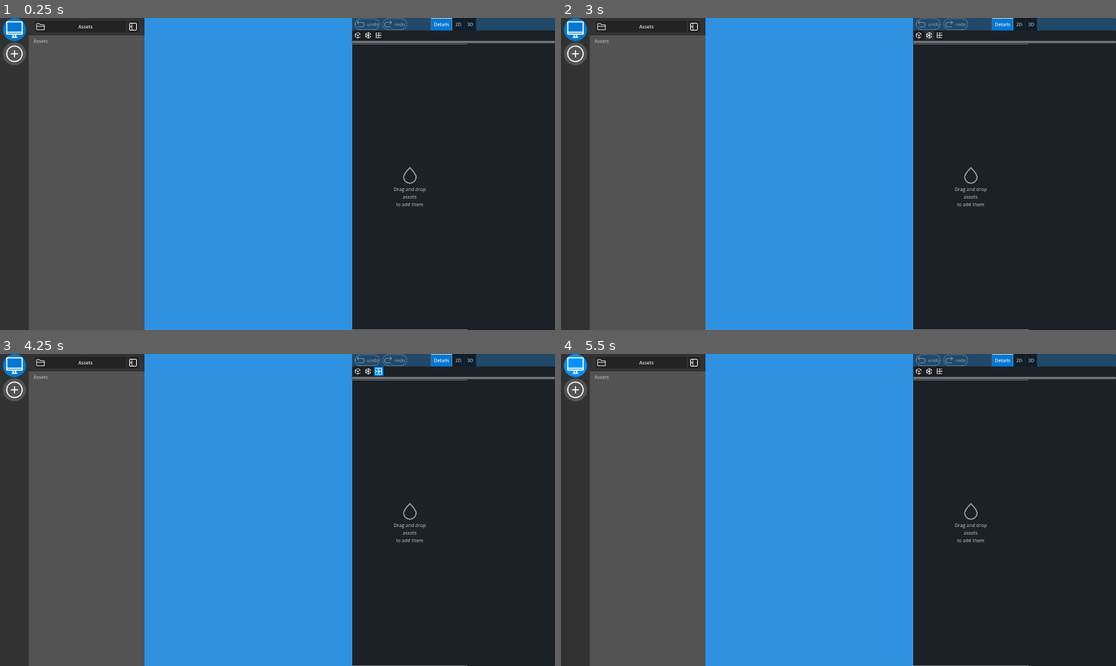
Above: before the commit, frames 1-4 (two rows, left to right).
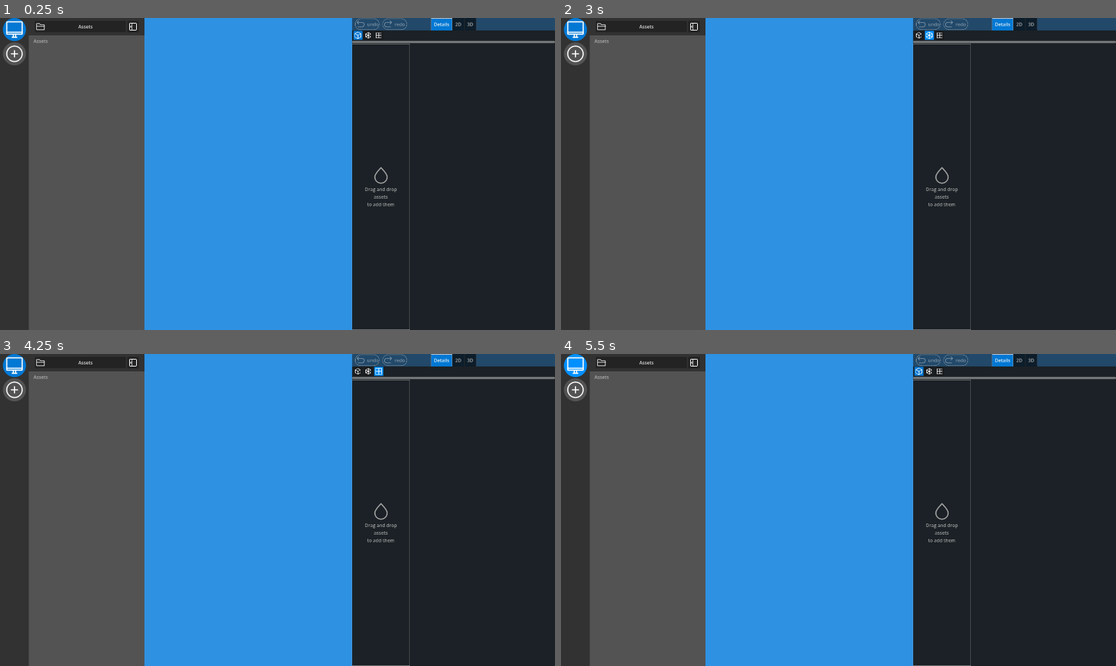
Above: after the commit, the same moments.

Repository: hunsri/3DAM
Game: Godot game, scene res://scenes/MainScene.tscn
The game is run twice, just before and just after one commit, with the same random seed, the same clock (stepped at 60 frames per second) and the same inputs.
Inputs (mouse positions are in pixels of both pictures, inside the frame that each line leads up to):
- Up to frame 1 (0.25 s): no input
- Up to frame 2 (3 s): click (916, 36) at 0.52 s; click (916, 36) at 1.27 s; click (927, 36) at 2.02 s; click (927, 36) at 2.77 s
- Up to frame 3 (4.25 s): click (377, 372) at 3.52 s
- Up to frame 4 (5.5 s): click (938, 372) at 4.27 s; click (577, 366) at 5.02 s

The runs differ from the first frame. In frame 1, 0.4% of the frame differs, in the area x 63-85%, y 4-100%; in frame 2, 0.4%; in frame 3, 0.4%; in frame 4, 0.4%.

Commit message:
adds simple display modes

Diff:
--- a/scenes/sidebar/compare_sidebar/CompareView.tscn
+++ b/scenes/sidebar/compare_sidebar/CompareView.tscn
@@ -72,6 +72,7 @@
 corner_radius_bottom_left = 45
 
 [node name="CompareView" type="PanelContainer" unique_id=875355270]
+custom_minimum_size = Vector2(600, 0)
 anchors_preset = 15
 anchor_right = 1.0
 anchor_bottom = 1.0
--- a/scenes/sidebar/compare_sidebar/CompareOptionsBar.tscn
+++ b/scenes/sidebar/compare_sidebar/DisplayOptionsBar.tscn
@@ -1,8 +1,9 @@
 [gd_scene format=3 uid="uid://yth2n50kpekh"]
 
-[ext_resource type="Texture2D" uid="uid://b3lupo6ty8agj" path="res://icons/cube.png" id="1_k34xt"]
-[ext_resource type="Texture2D" uid="uid://rttck8am45m2" path="res://icons/xray-view.png" id="2_anfai"]
-[ext_resource type="Texture2D" uid="uid://d2gnx0211h28p" path="res://icons/cell2x2.png" id="3_v6t8r"]
+[ext_resource type="Texture2D" uid="uid://b3lupo6ty8agj" path="res://icons/cube.png" id="1_xas8e"]
+[ext_resource type="Texture2D" uid="uid://rttck8am45m2" path="res://icons/xray-view.png" id="2_4q4rf"]
+[ext_resource type="Script" uid="uid://b0lpph64hnc0f" path="res://scripts/compare_view/DisplayOptionsButton.gd" id="2_b1yu5"]
+[ext_resource type="Texture2D" uid="uid://d2gnx0211h28p" path="res://icons/cell2x2.png" id="3_b1yu5"]
 
 [sub_resource type="StyleBoxFlat" id="StyleBoxFlat_7wc57"]
 content_margin_left = 2.0
@@ -18,7 +19,9 @@
 content_margin_bottom = 2.0
 bg_color = Color(0, 0.5647059, 1, 1)
 
-[node name="CompareOptionsBar" type="MarginContainer" unique_id=1996557441]
+[sub_resource type="ButtonGroup" id="ButtonGroup_7wc57"]
+
+[node name="DisplayOptionsBar" type="MarginContainer" unique_id=1996557441]
 custom_minimum_size = Vector2(0, 34)
 anchors_preset = 15
 anchor_right = 1.0
@@ -29,36 +32,45 @@
 size_flags_vertical = 0
 theme_override_constants/margin_left = 4
 
-[node name="HBoxContainer" type="HBoxContainer" parent="." unique_id=2020446494]
+[node name="DisplayOptionsContainer" type="HBoxContainer" parent="." unique_id=2020446494]
 layout_mode = 2
 size_flags_vertical = 4
 
-[node name="Button" type="Button" parent="HBoxContainer" unique_id=941085096]
+[node name="Default" type="Button" parent="DisplayOptionsContainer" unique_id=941085096]
 custom_minimum_size = Vector2(32, 32)
 custom_maximum_size = Vector2(32, 32)
 layout_mode = 2
 theme_override_styles/pressed = SubResource("StyleBoxFlat_7wc57")
 theme_override_styles/hover_pressed = SubResource("StyleBoxFlat_a7hsh")
 toggle_mode = true
-icon = ExtResource("1_k34xt")
+button_pressed = true
+button_group = SubResource("ButtonGroup_7wc57")
+icon = ExtResource("1_xas8e")
 expand_icon = true
+script = ExtResource("2_b1yu5")
 
-[node name="Button2" type="Button" parent="HBoxContainer" unique_id=1398865998]
+[node name="Wireframe" type="Button" parent="DisplayOptionsContainer" unique_id=1398865998]
 custom_minimum_size = Vector2(32, 32)
 custom_maximum_size = Vector2(32, 32)
 layout_mode = 2
 theme_override_styles/pressed = SubResource("StyleBoxFlat_7wc57")
 theme_override_styles/hover_pressed = SubResource("StyleBoxFlat_a7hsh")
 toggle_mode = true
-icon = ExtResource("2_anfai")
+button_group = SubResource("ButtonGroup_7wc57")
+icon = ExtResource("2_4q4rf")
 expand_icon = true
+script = ExtResource("2_b1yu5")
+display_mode = 1
 
-[node name="Button3" type="Button" parent="HBoxContainer" unique_id=1350554472]
+[node name="UV" type="Button" parent="DisplayOptionsContainer" unique_id=1350554472]
 custom_minimum_size = Vector2(32, 32)
 custom_maximum_size = Vector2(32, 32)
 layout_mode = 2
 theme_override_styles/pressed = SubResource("StyleBoxFlat_7wc57")
 theme_override_styles/hover_pressed = SubResource("StyleBoxFlat_a7hsh")
 toggle_mode = true
-icon = ExtResource("3_v6t8r")
+button_group = SubResource("ButtonGroup_7wc57")
+icon = ExtResource("3_b1yu5")
 expand_icon = true
+script = ExtResource("2_b1yu5")
+display_mode = 2
--- a/scenes/sidebar/compare_sidebar/details_view/DetailsElement.tscn
+++ b/scenes/sidebar/compare_sidebar/details_view/DetailsElement.tscn
@@ -5,7 +5,6 @@
 [ext_resource type="Script" uid="uid://gh78gaq6h0xx" path="res://scripts/tiles/asset_tiles/asset_spawn_point.gd" id="2_16r55"]
 [ext_resource type="Texture2D" uid="uid://dpyd0mvhlxhkf" path="res://icons/download.png" id="2_ss73r"]
 [ext_resource type="Texture2D" uid="uid://bb28cuhux8va6" path="res://icons/trash.png" id="3_16r55"]
-[ext_resource type="PackedScene" uid="uid://jwxjevp5g6qc" path="res://scenes/sidebar/compare_sidebar/details_view/DetailsElementEntry.tscn" id="3_sguiy"]
 
 [sub_resource type="StyleBoxEmpty" id="StyleBoxEmpty_1cbbd"]
 
@@ -83,7 +82,7 @@
 content_margin_bottom = 2.0
 bg_color = Color(0.33, 0.18216002, 0.05280001, 1)
 
-[node name="DetailsElement" type="PanelContainer" unique_id=1026025218 node_paths=PackedStringArray("asset_name_label", "asset_spawn_root")]
+[node name="DetailsElement" type="PanelContainer" unique_id=1026025218 node_paths=PackedStringArray("asset_name_label", "asset_spawn_root", "details_elements_root")]
 anchors_preset = 15
 anchor_right = 1.0
 anchor_bottom = 1.0
@@ -93,6 +92,7 @@
 script = ExtResource("1_ss73r")
 asset_name_label = NodePath("MarginContainer/Contents/NameBox/MarginContainer/AssetNameLabel")
 asset_spawn_root = NodePath("MarginContainer/Contents/ModelPreviewContainer/SubViewportContainer/SubViewport/SpawnPoint")
+details_elements_root = NodePath("MarginContainer/Contents/MetaInfo/DetailsElementsRoot")
 
 [node name="MarginContainer" type="MarginContainer" parent="." unique_id=1069792278]
 custom_minimum_size = Vector2(400, 0)
@@ -115,8 +115,6 @@
 transparent_bg = true
 handle_input_locally = false
 size = Vector2i(400, 400)
-render_target_clear_mode = 2
-render_target_update_mode = 4
 
 [node name="SpawnPoint" type="Node3D" parent="MarginContainer/Contents/ModelPreviewContainer/SubViewportContainer/SubViewport" unique_id=668937128 node_paths=PackedStringArray("spring_arm_3d")]
 script = ExtResource("2_16r55")
@@ -186,19 +184,12 @@
 size_flags_vertical = 3
 horizontal_scroll_mode = 0
 
-[node name="VBoxContainer" type="VBoxContainer" parent="MarginContainer/Contents/MetaInfo" unique_id=1217020423]
+[node name="DetailsElementsRoot" type="VBoxContainer" parent="MarginContainer/Contents/MetaInfo" unique_id=1217020423]
 layout_mode = 2
 size_flags_horizontal = 3
 size_flags_vertical = 3
 theme_override_constants/separation = 0
 
-[node name="DetailsElementEntry" parent="MarginContainer/Contents/MetaInfo/VBoxContainer" unique_id=479929675 instance=ExtResource("3_sguiy")]
-layout_mode = 2
-
-[node name="DetailsElementEntry2" parent="MarginContainer/Contents/MetaInfo/VBoxContainer" unique_id=1706026194 instance=ExtResource("3_sguiy")]
-layout_mode = 2
-
-[node name="DetailsElementEntry3" parent="MarginContainer/Contents/MetaInfo/VBoxContainer" unique_id=526903584 instance=ExtResource("3_sguiy")]
-layout_mode = 2
-
+[connection signal="mouse_entered" from="MarginContainer/Contents/ModelPreviewContainer/SubViewportContainer" to="MarginContainer/Contents/ModelPreviewContainer/SubViewportContainer/SubViewport/SpawnPoint" method="_on_sub_viewport_container_mouse_entered"]
+[connection signal="mouse_exited" from="MarginContainer/Contents/ModelPreviewContainer/SubViewportContainer" to="MarginContainer/Contents/ModelPreviewContainer/SubViewportContainer/SubViewport/SpawnPoint" method="_on_sub_viewport_container_mouse_exited"]
 [connection signal="pressed" from="MarginContainer/Contents/ActionBar/HBoxContainer/Remove" to="." method="_on_remove_pressed"]
--- a/scenes/sidebar/compare_sidebar/details_view/DetailsElementDropReceptor.tscn
+++ b/scenes/sidebar/compare_sidebar/details_view/DetailsElementDropReceptor.tscn
@@ -25,8 +25,8 @@
 theme_override_styles/panel = SubResource("StyleBoxEmpty_1cbbd")
 
 [node name="MarginContainer" type="MarginContainer" parent="." unique_id=1069792278]
-custom_minimum_size = Vector2(400, 0)
-custom_maximum_size = Vector2(400, -1)
+custom_minimum_size = Vector2(200, 0)
+custom_maximum_size = Vector2(200, -1)
 layout_mode = 2
 mouse_filter = 2
 
--- a/scenes/sidebar/compare_sidebar/details_view/DetailsElementEntry.tscn
+++ /dev/null
@@ -1,37 +0,0 @@
-[gd_scene format=3 uid="uid://jwxjevp5g6qc"]
-
-[sub_resource type="LabelSettings" id="LabelSettings_umwpy"]
-font_color = Color(0.8, 0.8, 0.8, 1)
-outline_size = 1
-
-[sub_resource type="LabelSettings" id="LabelSettings_sguiy"]
-font_color = Color(0.8, 0.8, 0.8, 1)
-
-[node name="DetailsElementEntry" type="PanelContainer" unique_id=1706026194]
-anchors_preset = 15
-anchor_right = 1.0
-anchor_bottom = 1.0
-grow_horizontal = 2
-grow_vertical = 2
-size_flags_horizontal = 3
-
-[node name="MarginContainer" type="MarginContainer" parent="." unique_id=1168881062]
-layout_mode = 2
-theme_override_constants/margin_left = 10
-theme_override_constants/margin_right = 10
-
-[node name="HBoxContainer" type="HBoxContainer" parent="MarginContainer" unique_id=1258930818]
-custom_minimum_size = Vector2(0, 50)
-layout_mode = 2
-
-[node name="Key" type="Label" parent="MarginContainer/HBoxContainer" unique_id=376148197]
-layout_mode = 2
-size_flags_horizontal = 2
-text = "Triangles"
-label_settings = SubResource("LabelSettings_umwpy")
-
-[node name="Value" type="Label" parent="MarginContainer/HBoxContainer" unique_id=1490748046]
-layout_mode = 2
-size_flags_horizontal = 10
-text = "42"
-label_settings = SubResource("LabelSettings_sguiy")
--- /dev/null
+++ b/scenes/sidebar/compare_sidebar/details_view/DetailsElementEntryItem.tscn
@@ -0,0 +1,63 @@
+[gd_scene format=3 uid="uid://jwxjevp5g6qc"]
+
+[ext_resource type="Script" uid="uid://ca1puo7no00tq" path="res://scripts/compare_view/details_view/DetailsElementEntryItem.gd" id="1_2yf5i"]
+
+[sub_resource type="StyleBoxFlat" id="StyleBoxFlat_2yf5i"]
+bg_color = Color(1, 1, 1, 0.039215688)
+
+[sub_resource type="LabelSettings" id="LabelSettings_umwpy"]
+font_color = Color(0.8, 0.8, 0.8, 1)
+outline_size = 1
+
+[sub_resource type="LabelSettings" id="LabelSettings_sguiy"]
+font_color = Color(0.8, 0.8, 0.8, 1)
+
+[node name="DetailsElementEntryItem" type="PanelContainer" unique_id=1706026194 node_paths=PackedStringArray("key", "value")]
+custom_maximum_size = Vector2(400, -1)
+anchors_preset = 15
+anchor_right = 1.0
+anchor_bottom = 1.0
+grow_horizontal = 2
+grow_vertical = 2
+size_flags_horizontal = 3
+mouse_filter = 2
+script = ExtResource("1_2yf5i")
+key = NodePath("MarginContainer/HBoxContainer/Key")
+value = NodePath("MarginContainer/HBoxContainer/ScrollContainer/Value")
+
+[node name="BG2" type="Panel" parent="." unique_id=2113141477]
+visible = false
+layout_mode = 2
+theme_override_styles/panel = SubResource("StyleBoxFlat_2yf5i")
+
+[node name="MarginContainer" type="MarginContainer" parent="." unique_id=1168881062]
+layout_mode = 2
+mouse_filter = 2
+theme_override_constants/margin_left = 10
+theme_override_constants/margin_right = 10
+
+[node name="HBoxContainer" type="HBoxContainer" parent="MarginContainer" unique_id=1258930818]
+custom_minimum_size = Vector2(0, 50)
+layout_mode = 2
+mouse_filter = 2
+
+[node name="Key" type="Label" parent="MarginContainer/HBoxContainer" unique_id=376148197]
+layout_mode = 2
+size_flags_horizontal = 2
+text = "Triangles"
+label_settings = SubResource("LabelSettings_umwpy")
+
+[node name="ScrollContainer" type="ScrollContainer" parent="MarginContainer/HBoxContainer" unique_id=1231379553]
+layout_mode = 2
+size_flags_horizontal = 3
+mouse_filter = 0
+vertical_scroll_mode = 0
+
+[node name="Value" type="Label" parent="MarginContainer/HBoxContainer/ScrollContainer" unique_id=1490748046]
+layout_mode = 2
+size_flags_horizontal = 3
+size_flags_vertical = 6
+text = "42"
+label_settings = SubResource("LabelSettings_sguiy")
+horizontal_alignment = 2
+vertical_alignment = 1
--- a/scenes/sidebar/compare_sidebar/details_view/DetailsView.tscn
+++ b/scenes/sidebar/compare_sidebar/details_view/DetailsView.tscn
@@ -1,10 +1,11 @@
 [gd_scene format=3 uid="uid://b8wykdqxo523l"]
 
-[ext_resource type="PackedScene" uid="uid://yth2n50kpekh" path="res://scenes/sidebar/compare_sidebar/CompareOptionsBar.tscn" id="1_5fqwg"]
+[ext_resource type="PackedScene" uid="uid://yth2n50kpekh" path="res://scenes/sidebar/compare_sidebar/DisplayOptionsBar.tscn" id="1_5fqwg"]
 [ext_resource type="Script" uid="uid://du7tkjwiyyseb" path="res://scripts/compare_view/details_view/DetailsViewManager.gd" id="1_l0g1e"]
-[ext_resource type="PackedScene" uid="uid://vbl42yegec85" path="res://scenes/sidebar/compare_sidebar/details_view/DetailsElement.tscn" id="1_pmmdn"]
 [ext_resource type="Script" uid="uid://bwgxl6gi1maoi" path="res://scripts/gui_helpers/scroll_helper.gd" id="2_h81ah"]
 [ext_resource type="PackedScene" uid="uid://bgwvc6hkg8d2j" path="res://scenes/sidebar/compare_sidebar/details_view/DetailsElementDropReceptor.tscn" id="3_ei6j4"]
+
+[sub_resource type="ButtonGroup" id="ButtonGroup_ei6j4"]
 
 [node name="DetailsView" type="PanelContainer" unique_id=687878988]
 anchors_preset = 15
@@ -20,6 +21,15 @@
 
 [node name="DisplayModeBar" parent="VBoxContainer" unique_id=464007258 instance=ExtResource("1_5fqwg")]
 layout_mode = 2
+
+[node name="Default" parent="VBoxContainer/DisplayModeBar/DisplayOptionsContainer" parent_id_path=PackedInt32Array(464007258, 2020446494) index="0" unique_id=941085096]
+button_group = SubResource("ButtonGroup_ei6j4")
+
+[node name="Wireframe" parent="VBoxContainer/DisplayModeBar/DisplayOptionsContainer" parent_id_path=PackedInt32Array(464007258, 2020446494) index="1" unique_id=1398865998]
+button_group = SubResource("ButtonGroup_ei6j4")
+
+[node name="UV" parent="VBoxContainer/DisplayModeBar/DisplayOptionsContainer" parent_id_path=PackedInt32Array(464007258, 2020446494) index="2" unique_id=1350554472]
+button_group = SubResource("ButtonGroup_ei6j4")
 
 [node name="MarginContainer" type="MarginContainer" parent="VBoxContainer" unique_id=110479194]
 layout_mode = 2
@@ -45,14 +55,4 @@
 [node name="DetailsElementDropReceptor" parent="VBoxContainer/ScrollContainer/DetailsRoot" unique_id=1026025218 instance=ExtResource("3_ei6j4")]
 layout_mode = 2
 
-[node name="DetailsElement" parent="VBoxContainer/ScrollContainer/DetailsRoot" unique_id=2059509396 instance=ExtResource("1_pmmdn")]
-visible = false
-layout_mode = 2
-
-[node name="DetailsElement2" parent="VBoxContainer/ScrollContainer/DetailsRoot" unique_id=1588195988 instance=ExtResource("1_pmmdn")]
-visible = false
-layout_mode = 2
-
-[node name="DetailsElement3" parent="VBoxContainer/ScrollContainer/DetailsRoot" unique_id=905824653 instance=ExtResource("1_pmmdn")]
-visible = false
-layout_mode = 2
+[editable path="VBoxContainer/DisplayModeBar"]
--- a/scenes/subscenes/asset_info_sidebar/AssetMetaInfo.tscn
+++ b/scenes/subscenes/asset_info_sidebar/AssetMetaInfo.tscn
@@ -6,7 +6,7 @@
 
 [sub_resource type="StyleBoxEmpty" id="StyleBoxEmpty_gdvw1"]
 
-[node name="AssetMetaInfo" type="PanelContainer"]
+[node name="AssetMetaInfo" type="PanelContainer" unique_id=180463548]
 anchors_preset = 15
 anchor_right = 1.0
 anchor_bottom = 1.0
@@ -15,25 +15,25 @@
 size_flags_vertical = 0
 theme_override_styles/panel = SubResource("StyleBoxEmpty_8sihi")
 
-[node name="AssetMetaInfoDisplay" type="Node" parent="." node_paths=PackedStringArray("comment_spawner", "comment_section", "comment_text_edit")]
+[node name="AssetMetaInfoDisplay" type="Node" parent="." unique_id=438182760 node_paths=PackedStringArray("comment_spawner", "comment_section", "comment_text_edit")]
 script = ExtResource("1_a4nop")
 comment_spawner = NodePath("../CommentSection/Splitter/CommentSpawner")
 comment_section = NodePath("../CommentSection")
 comment_text_edit = NodePath("../CommentSection/Splitter/VBoxContainer/TextEdit")
 metadata/_custom_type_script = "uid://ck3y24uf0kygi"
 
-[node name="CommentSection" type="FoldableContainer" parent="."]
+[node name="CommentSection" type="FoldableContainer" parent="." unique_id=244418369]
 layout_mode = 2
 title = "Comments"
 
-[node name="Splitter" type="VBoxContainer" parent="CommentSection"]
+[node name="Splitter" type="VBoxContainer" parent="CommentSection" unique_id=1885093953]
 layout_mode = 2
 size_flags_vertical = 0
 
-[node name="VBoxContainer" type="VBoxContainer" parent="CommentSection/Splitter"]
+[node name="VBoxContainer" type="VBoxContainer" parent="CommentSection/Splitter" unique_id=1269199616]
 layout_mode = 2
 
-[node name="TextEdit" type="TextEdit" parent="CommentSection/Splitter/VBoxContainer"]
+[node name="TextEdit" type="TextEdit" parent="CommentSection/Splitter/VBoxContainer" unique_id=1346464494]
 custom_minimum_size = Vector2(0, 40)
 layout_mode = 2
 size_flags_vertical = 2
@@ -41,12 +41,12 @@
 placeholder_text = "Leave a comment here!"
 scroll_fit_content_height = true
 
-[node name="SendButton" type="Button" parent="CommentSection/Splitter/VBoxContainer"]
+[node name="SendButton" type="Button" parent="CommentSection/Splitter/VBoxContainer" unique_id=1171718766]
 layout_mode = 2
 size_flags_horizontal = 0
 text = "Send"
 
-[node name="CommentSpawner" type="VBoxContainer" parent="CommentSection/Splitter"]
+[node name="CommentSpawner" type="VBoxContainer" parent="CommentSection/Splitter" unique_id=1602393390]
 editor_description = "spawns Comment scene elements"
 layout_mode = 2
 size_flags_horizontal = 3
--- a/scripts/Startup.gd
+++ b/scripts/Startup.gd
@@ -15,6 +15,9 @@
 ## Initiates the scene with local asset view
 func _ready() -> void:
 	_create_identity_if_not_exist()
+
+	# necessary for wireframes to render in compatibility mode
+	RenderingServer.set_debug_generate_wireframes(true)
 
 	SCENE_NODE.add_child(Location_Handler.LOCAL_VIEW_UI.instantiate())
 
--- /dev/null
+++ b/scripts/compare_view/AbstractCompareViewManager.gd
@@ -0,0 +1,3 @@
+@abstract class_name AbstractCompareViewManager extends Node
+
+@abstract func set_display_mode(display_mode: DisplayOptionsButton.DisplayOptions)
--- /dev/null
+++ b/scripts/compare_view/DisplayOptionsButton.gd
@@ -0,0 +1,13 @@
+class_name DisplayOptionsButton extends Button
+
+enum DisplayOptions {SHADED, WIREFRAME, UV}
+
+@export var display_mode: DisplayOptions
+@onready var details_view: AbstractCompareViewManager = $"../../../.."
+
+
+func _ready():
+	pressed.connect(_on_button_pressed)
+
+func _on_button_pressed():
+	details_view.set_display_mode(display_mode)
--- a/scripts/compare_view/details_view/DetailsElement.gd
+++ b/scripts/compare_view/details_view/DetailsElement.gd
@@ -1,9 +1,13 @@
 class_name DetailsElement extends Node
+
+const DETAILS_ELEMENT_ENTRY_ITEM = preload("uid://jwxjevp5g6qc")
 
 var tile: AssetTile2D
 
 @export var asset_name_label: Label
 @export var asset_spawn_root: Node3D
+
+@export var details_elements_root: VBoxContainer
 
 func setup(asset: AbstractAssetTile) -> void:
 	if asset is AssetTile2D:
@@ -16,19 +20,42 @@
 
 	ModelLoader.load_attach_model(tile.asset_info.get_path_to_local_asset(), asset_spawn_root)
 
-	print(tile.asset_info.get_path_to_local_asset())
-
 	var scene = ModelLoader._load_model(tile.asset_info.get_path_to_local_asset())
 	var info = analyze_glb(scene)
 
-	print(info)
+	populate_details_items(info)
 
 func _on_remove_pressed() -> void:
 	queue_free()
 
+func populate_details_items(info: Dictionary) -> void:
+
+	for key in info:
+		var item: DetailsElementEntryItem = DETAILS_ELEMENT_ENTRY_ITEM.instantiate()
+
+		var value = info[key]
+
+		if typeof(value) == TYPE_ARRAY:
+			value = str(value.size())
+		else:
+			value = str(info[key])
+
+		item.setup(key, value)
+		details_elements_root.add_child(item)
+
+func display_as_shaded() -> void:
+	remove_all_material_overrides(asset_spawn_root)
+
+func display_as_wireframe() -> void:
+	const WIREFRAME_SHADER = preload("uid://c18wb3rrwflb8")
+	replace_all_material_overrides(asset_spawn_root, WIREFRAME_SHADER)
+
+func display_as_uv() -> void:
+	const UV_DISPLAY_SHADER = preload("res://shader_materials/uv_display.tres")
+	replace_all_material_overrides(asset_spawn_root, UV_DISPLAY_SHADER)
 
 ### beware AI referenced CODE BELOW ###
-
+# seems alright after necessary adjustments, but if you find a bug you know the drill
 func analyze_glb(scene: Node) -> Dictionary:
 	var result = {
 		"triangles": 0,
@@ -43,7 +70,6 @@
 
 	result.materials = material_set.values()
 	return result
-
 
 func _scan_node(node: Node, result: Dictionary, material_set: Dictionary):
 	if node is MeshInstance3D:
@@ -73,3 +99,16 @@
 
 	for child in node.get_children():
 		_scan_node(child, result, material_set)
+
+
+func replace_all_material_overrides(root: Node, new_material: Material) -> void:
+	for child in root.get_children():
+		if child is MeshInstance3D:
+			child.material_override = new_material
+		replace_all_material_overrides(child, new_material)
+
+func remove_all_material_overrides(root: Node) -> void:
+	for child in root.get_children():
+		if child is MeshInstance3D:
+			child.material_override = null
+		remove_all_material_overrides(child)
--- /dev/null
+++ b/scripts/compare_view/details_view/DetailsElementEntryItem.gd
@@ -0,0 +1,13 @@
+class_name DetailsElementEntryItem extends Node
+
+@export var key: Label
+@export var value: Label
+@onready var bg_2: Panel = $BG2
+
+func _ready() -> void:
+	if self.get_index() % 2 == 0:
+		bg_2.visible = true
+
+func setup(p_key: String, p_value: String) -> void:
+	key.text = p_key
+	value.text = p_value
--- a/scripts/compare_view/details_view/DetailsViewManager.gd
+++ b/scripts/compare_view/details_view/DetailsViewManager.gd
@@ -1,11 +1,34 @@
-class_name DetailsViewManager extends Node
+class_name DetailsViewManager extends AbstractCompareViewManager
 
 const DETAILS_ELEMENT = preload("uid://vbl42yegec85")
 
 @onready var details_root: HBoxContainer = $VBoxContainer/ScrollContainer/DetailsRoot
 
+var current_display_mode: DisplayOptionsButton.DisplayOptions = DisplayOptionsButton.DisplayOptions.SHADED
+
 func create_details_element(tile: AbstractAssetTile) -> void:
 	var detail_item: DetailsElement = DETAILS_ELEMENT.instantiate()
 
 	detail_item.setup(tile)
+	apply_current_display_mode(detail_item)
 	details_root.add_child(detail_item)
+
+	details_root.move_child(detail_item, 1)
+
+func apply_current_display_mode_to_all() -> void:
+	for child in details_root.get_children():
+		if child is DetailsElement:
+			apply_current_display_mode(child)
+
+func apply_current_display_mode(details_element: DetailsElement) -> void:
+	match current_display_mode:
+		DisplayOptionsButton.DisplayOptions.SHADED:
+			details_element.display_as_shaded()
+		DisplayOptionsButton.DisplayOptions.WIREFRAME:
+			details_element.display_as_wireframe()
+		DisplayOptionsButton.DisplayOptions.UV:
+			details_element.display_as_uv()
+
+func set_display_mode(display_mode: DisplayOptionsButton.DisplayOptions) -> void:
+	current_display_mode = display_mode
+	apply_current_display_mode_to_all()
--- a/scripts/tiles/asset_tiles/asset_spawn_point.gd
+++ b/scripts/tiles/asset_tiles/asset_spawn_point.gd
@@ -55,9 +55,11 @@
 		elif event.button_index == MOUSE_BUTTON_WHEEL_DOWN:
 			spring_arm_3d.spring_length += zoom_speed * spring_arm_3d.spring_length
 
+## Signal expected to connect from SubViewport Container
 func _on_sub_viewport_container_mouse_entered() -> void:
 	mouse_in_container = true
 
+## Signal expected to connect from SubViewport Container
 func _on_sub_viewport_container_mouse_exited() -> void:
 	mouse_in_container = false
 	rotating = false
--- /dev/null
+++ b/shader_materials/uv_display.gdshader
@@ -0,0 +1,8 @@
+shader_type spatial;
+render_mode unshaded;
+
+void fragment() {
+    vec2 uv = fract(UV * 10.0);
+    float check = step(uv.x, 0.5) == step(uv.y, 0.5) ? 1.0 : 0.2;
+    ALBEDO = vec3(check);
+}
--- /dev/null
+++ b/shader_materials/uv_display.tres
@@ -0,0 +1,7 @@
+[gd_resource type="ShaderMaterial" format=3 uid="uid://gpe3hbxwi0k7"]
+
+[ext_resource type="Shader" uid="uid://1xgvvh18yfn0" path="res://shader_materials/uv_display.gdshader" id="1_yu2yb"]
+
+[resource]
+render_priority = 0
+shader = ExtResource("1_yu2yb")
--- /dev/null
+++ b/shader_materials/wireframe_shader.gdshader
@@ -0,0 +1,32 @@
+// Wireframe shader by SuperDoomKing
+// source: https://godotshaders.com/shader/wireframe/
+// Many thanks!
+
+shader_type spatial;
+render_mode unshaded,wireframe,cull_disabled;
+
+uniform vec4 albedo : source_color = vec4(0.0,0.0,0.0,1.0);
+uniform float outline_width : hint_range(0.0, 10.0, 0.1) = 3.0;
+
+
+void vertex() {
+	vec4 clip_position = PROJECTION_MATRIX * (MODELVIEW_MATRIX * vec4(VERTEX, 1.0));
+	vec3 clip_normal = mat3(PROJECTION_MATRIX) * (mat3(MODELVIEW_MATRIX) * NORMAL);
+
+	vec2 offset = normalize(clip_normal.xy) / VIEWPORT_SIZE *
+		clip_position.w * outline_width * 2.0;
+
+
+
+	clip_position.xy += offset;
+
+	POSITION = clip_position;
+
+
+
+}
+
+
+void fragment() {
+	ALBEDO = albedo.rgb;
+}
--- /dev/null
+++ b/shader_materials/wireframe_shader.tres
@@ -0,0 +1,9 @@
+[gd_resource type="ShaderMaterial" format=3 uid="uid://c18wb3rrwflb8"]
+
+[ext_resource type="Shader" uid="uid://bruoywkuw02ja" path="res://shader_materials/wireframe_shader.gdshader" id="1_vev2s"]
+
+[resource]
+render_priority = 0
+shader = ExtResource("1_vev2s")
+shader_parameter/albedo = Color(1, 1, 1, 1)
+shader_parameter/outline_width = 0.10000000149012
Not shown: 1 places in scenes/subscenes/asset_info_sidebar/AssetMetaInfo.tscn that only renumber resources
Not shown, added: scripts/compare_view/AbstractCompareViewManager.gd.uid
Not shown, added: scripts/compare_view/DisplayOptionsButton.gd.uid
Not shown, added: scripts/compare_view/details_view/DetailsElementEntryItem.gd.uid
Not shown, added: shader_materials/uv_display.gdshader.uid
Not shown, added: shader_materials/wireframe_shader.gdshader.uid
